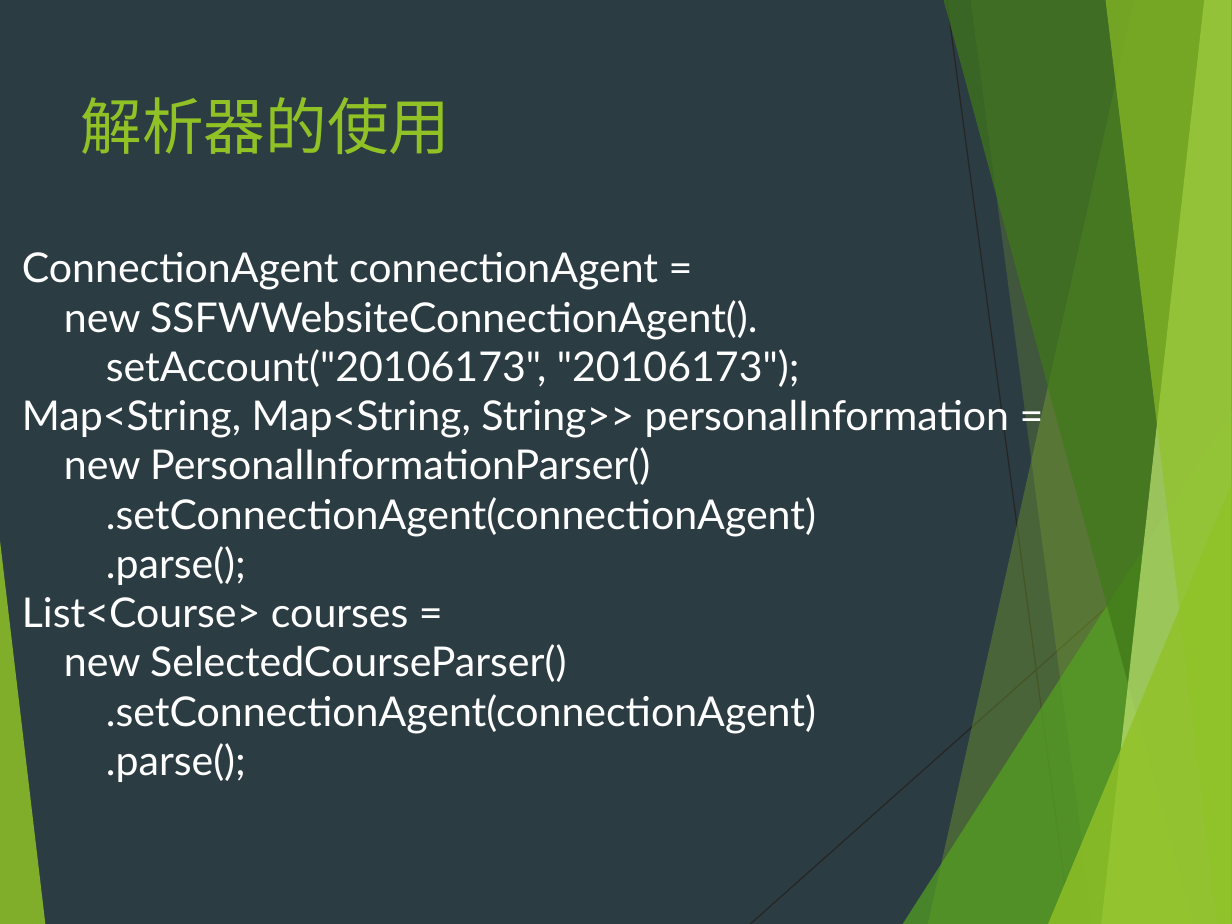
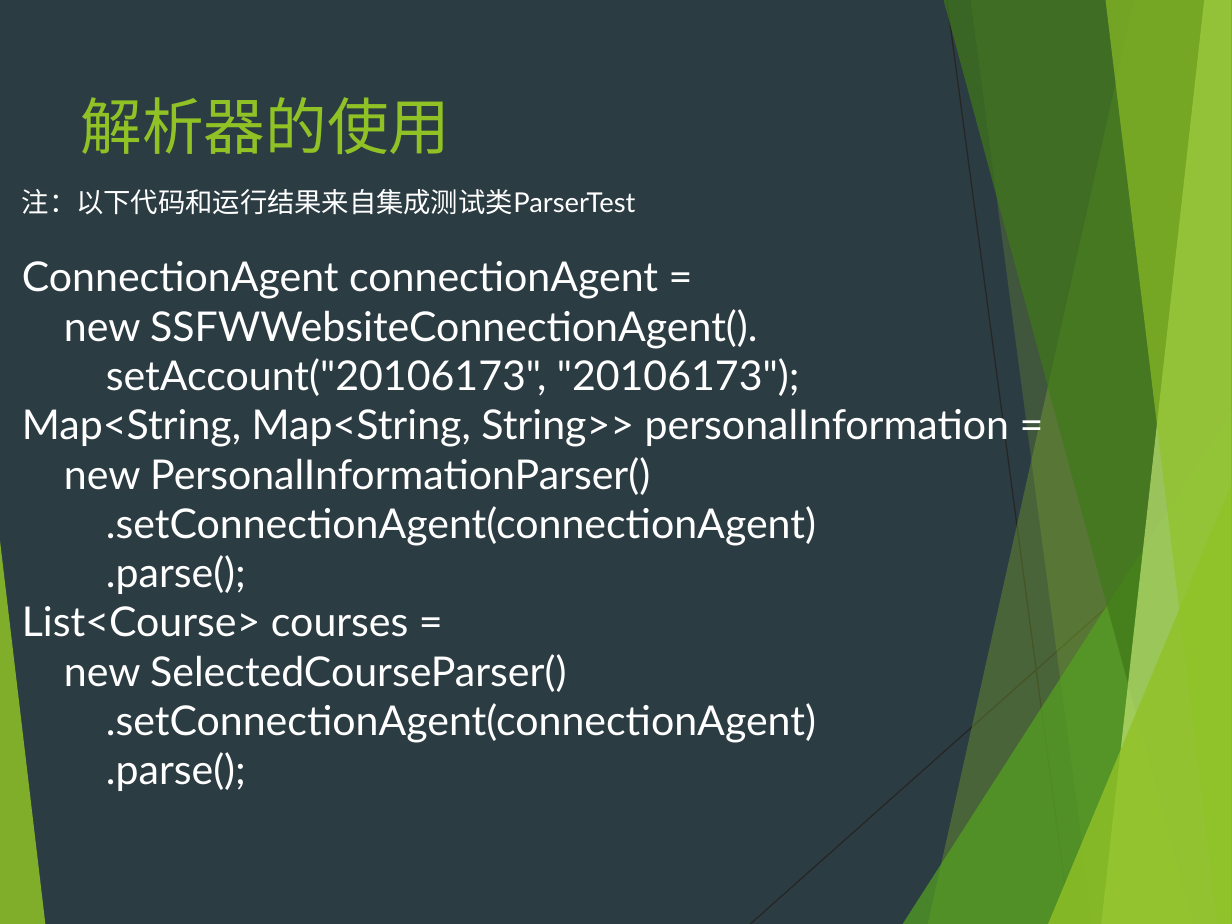
Before and after one commit to Bai-Jie/report, a slide deck: slide 20 of 附件/attachment5/演示文稿.pptx (slide 19 before the commit). Drawn at 1232x924 pixels with LibreOffice and Linux fonts; fonts in the diff are those of the drawing. Boxes give left, top, right and bottom in pixels: in the first picture for what was removed or moved away, otherwise in the second. Text is boxed around its words. In the diff, an @@ line names an element or a change of style, - is before the commit and + after.

Commit message:
完善演示文档
修改 幻灯片添加目录页，解析器的使用页添加来源注释
新增 演讲稿

```diff
--- a/附件/attachment5/演示文稿.pptx
+++ b/附件/attachment5/演示文稿.pptx
@@ text "注：以下代码和运行结果来自集成测试类ParserTest": place and size @@
-text "注：以下代码和运行结果来自集成测试类ParserTest" at [22, 252, 1009, 782]
+text "注：以下代码和运行结果来自集成测试类ParserTest" at [22, 189, 1009, 791]
@@ text at [22, 189, 636, 215]: paragraph added @@
+注：以下代码和运行结果来自集成测试类ParserTest
```
Also in this commit, not shown: 1 slide added, 1 other file.
